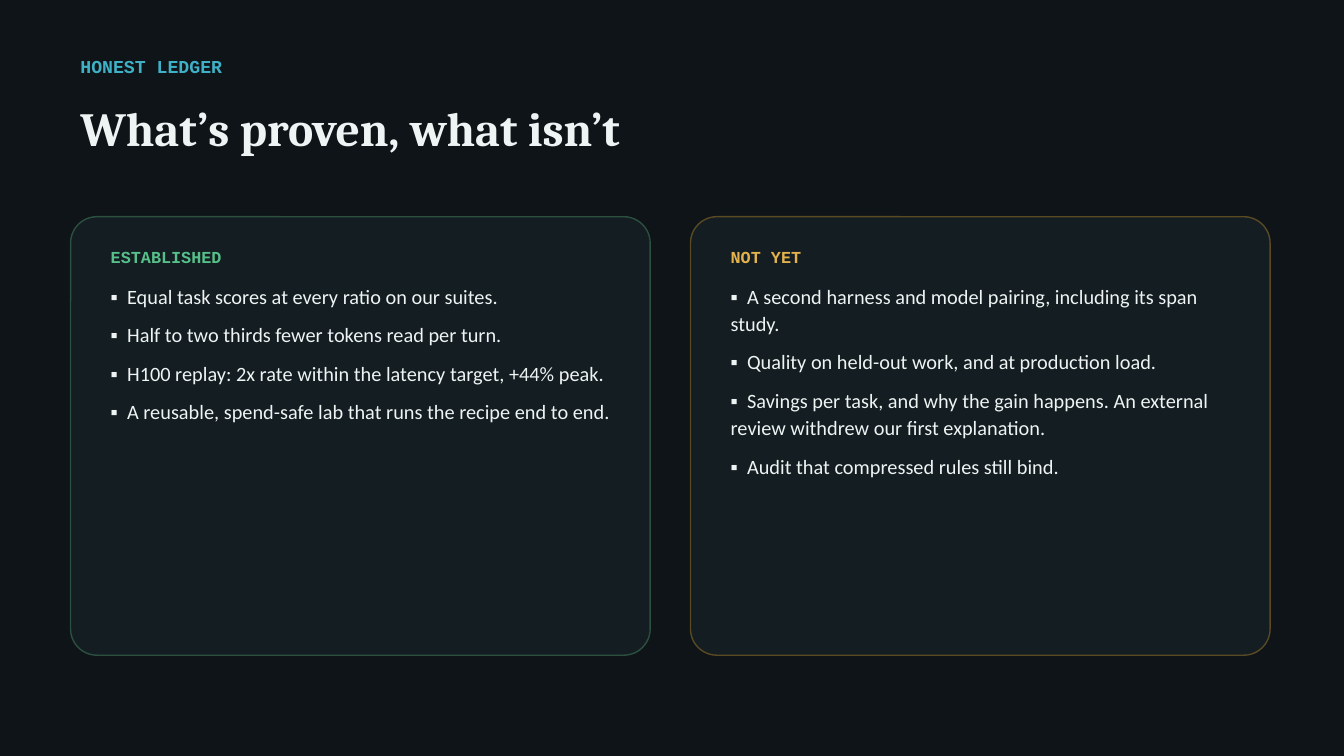
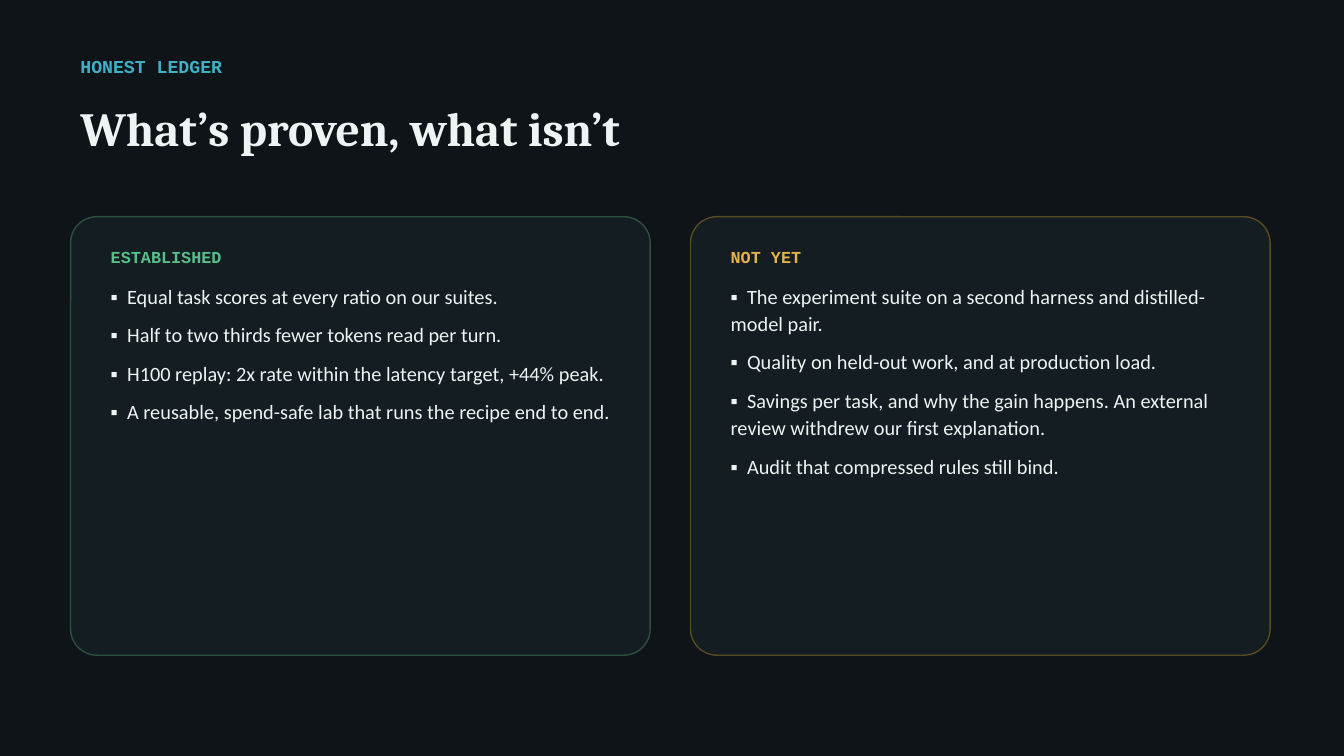
Before and after one commit to arunmenon/gisting-coding-agent, a slide deck: slide 10 of Gisting-CTO-deck.pptx. Drawn at 1344x756 pixels with LibreOffice and Linux fonts; fonts in the diff are those of the drawing. Boxes give left, top, right and bottom in pixels: in the first picture for what was removed or moved away, otherwise in the second. Text is boxed around its words. In the diff, an @@ line names an element or a change of style, - is before the commit and + after.

Commit message:
Deck: remove inferred pillar integrations; keep distil-then-gist as the one synergy, inner loop as a proposal, span study per harness and distilled-model pair

```diff
--- a/Gisting-CTO-deck.pptx
+++ b/Gisting-CTO-deck.pptx
@@ text at [731, 290, 1205, 335]: text changed @@
-▪ A second harness and model pairing, including its span study.
+▪ The experiment suite on a second harness and distilled-model pair.
```
Also in this commit, not shown: 5 other slides changed, 3 slides added, 3 slides removed, 3 other files.
